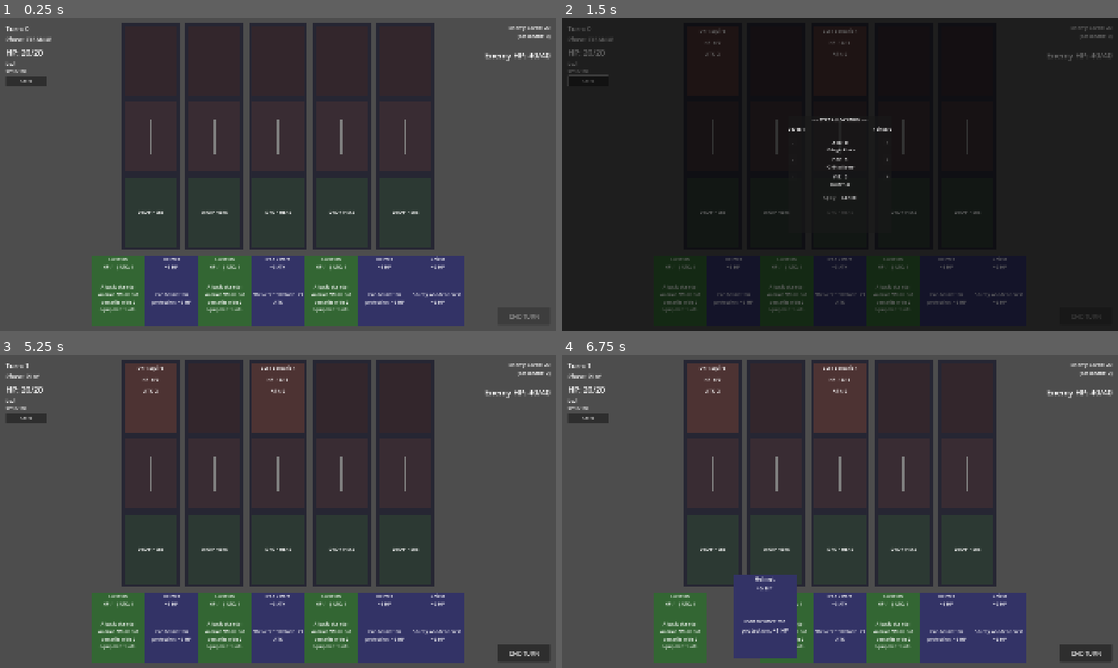
Above: before the commit, frames 1-4 (two rows, left to right).
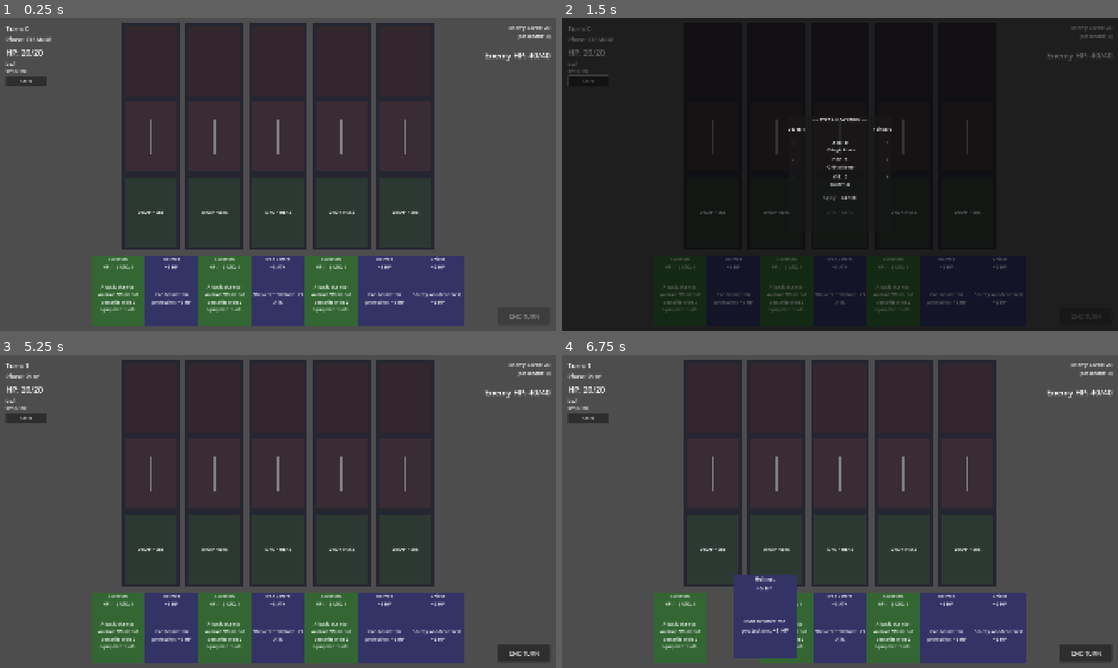
Above: after the commit, the same moments.

Repository: KaylaKZJ/deadhand
Game: Godot game, scene res://scenes/main.tscn
Two runs of this game, one before a commit and one after it. Both use one fixed random seed, a clock stepped at 60 frames per second and the inputs below.
Inputs (mouse positions are in pixels of both pictures, inside the frame that each line leads up to):
- Up to frame 1 (0.25 s): no input
- Up to frame 2 (1.5 s): click "Stats" at 0.5 s; click "Stats" at 1.25 s
- Up to frame 3 (5.25 s): click "END TURN" at 2 s; click "END TURN" at 2.75 s; click "END TURN" at 3.5 s; click "Stats" at 4.25 s; click "Cancel" at 5 s
- Up to frame 4 (6.75 s): tap Enter at 5.75 s; drag from (678, 627) to (895, 442) at 5.77 s; drag from (734, 627) to (812, 574) at 6.52 s

The runs differ from the first frame. In frame 2, 0.1% of the frame differs, in the area x 24-53%, y 3-13%; in frame 3, 4.2%, in the area x 22-99%, y 2-25%; in frame 4, 4.2%.
Error after the commit: Invalid call. Nonexistent function 'has_space_for_spawn' in base 'Node2D (Lane)'. (res://scripts/managers/enemy_ai.gd:168)

Commit message:
feat(enemies): add Archer enemy with ranged attack and wave gating
- Add `attack_range: String = "melee"` export to BodyCardResource
  Ranged body cards stay in column 2 and fire from spawn rather than advancing
- Add `min_wave: int = 1` export to BodyCardResource
  Each enemy card declares the earliest wave it can appear; AI enforces this
- Add archer.tres (5 HP / 4 ATK, attack_range = "ranged", min_wave = 2)
  Archers are fragile but deal consistent ranged damage every turn; a player
  without a longbow-equipped unit cannot target them from column 0
- Add 3 Archer cards to the enemy draw pile in deck_manager.gd
- In enemy_ai.choose_enemy_unit: after building weights, erase any card
  whose min_wave exceeds the current wave_number — fully data-driven,
  no hardcoded enemy names
- Refactor all AI spawn lane checks from get_enemy_in_column(2) == null
  to lane.has_space_for_spawn() so single-column mode is handled correctly
- Add deck_manager.reset_decks(): rebuilds and reshuffles player body and
  equipment piles between waves without touching the enemy pile

Diff:
--- /dev/null
+++ b/resources/cards/enemies/archer.tres
@@ -0,0 +1,15 @@
+[gd_resource type="Resource" script_class="BodyCardResource" load_steps=2 format=3]
+
+[ext_resource type="Script" path="res://scripts/card_logic/body_card.gd" id="1"]
+
+[resource]
+script = ExtResource("1")
+card_name = "Archer"
+card_type = "enemy"
+description = "Fires from the back row. Never advances. Requires a ranged unit to target."
+hp = 5
+attack = 4
+equipment_slots = 0
+slot_types = Array[String]([])
+attack_range = "ranged"
+min_wave = 2
--- a/scripts/card_logic/body_card.gd
+++ b/scripts/card_logic/body_card.gd
@@ -6,6 +6,8 @@
 @export var attack: int = 1
 @export var equipment_slots: int = 0  # Max equipment this unit can hold
 @export var slot_types: Array[String] = []  # e.g., ["weapon", "armor"] or ["weapon"]
+@export var attack_range: String = "melee"  # "melee" or "ranged" - ranged units stay in spawn and fire from column 2
+@export var min_wave: int = 1  # Earliest wave this enemy can be spawned by the AI
 
 func _init():
 	card_type = "body"
--- a/scripts/managers/deck_manager.gd
+++ b/scripts/managers/deck_manager.gd
@@ -109,11 +109,12 @@
 
 
 func _build_enemy_pile():
-	"""Build enemy pile: 12 Squires, 2 Knights, 4 Barbarians, 2 Thieves"""
+	"""Build enemy pile: 12 Squires, 2 Knights, 4 Barbarians, 2 Thieves, 3 Archers"""
 	var squire = load("res://resources/cards/enemies/squire.tres") as BodyCardResource
 	var knight = load("res://resources/cards/enemies/knight.tres") as BodyCardResource
 	var barbarian = load("res://resources/cards/enemies/barbarian.tres") as BodyCardResource
 	var thief = load("res://resources/cards/enemies/thief.tres") as BodyCardResource
+	var archer = load("res://resources/cards/enemies/archer.tres") as BodyCardResource
 
 	# Add 12 Squires
 	for i in 12:
@@ -130,6 +131,10 @@
 	# Add 2 Thieves
 	for i in 2:
 		enemy_draw_pile.append(thief)
+
+	# Add 3 Archers (available from wave 2 onward - gated in enemy_ai.gd)
+	for i in 3:
+		enemy_draw_pile.append(archer)
 
 func draw_from_pile(pile_type: String) -> Array[CardBase]:
 	"""Draw 2 cards from specified pile (body or equipment)"""
@@ -217,3 +222,20 @@
 func has_room_in_hand() -> bool:
 	"""Check if there's room in hand for more cards"""
 	return hand.size() < MAX_HAND_SIZE
+
+func reset_decks():
+	"""Clear all piles and hand, then rebuild and shuffle fresh decks for a new wave"""
+	body_draw_pile.clear()
+	body_discard_pile.clear()
+	equipment_draw_pile.clear()
+	equipment_discard_pile.clear()
+	hand.clear()
+	# Note: enemy piles are intentionally NOT reset here - they persist across waves
+
+	_build_body_pile()
+	_build_equipment_pile()
+	body_draw_pile.shuffle()
+	equipment_draw_pile.shuffle()
+
+	hand_updated.emit(hand)
+	print("Decks reset: Body pile %d cards, Equipment pile %d cards" % [body_draw_pile.size(), equipment_draw_pile.size()])
--- a/scripts/managers/enemy_ai.gd
+++ b/scripts/managers/enemy_ai.gd
@@ -145,7 +145,9 @@
 
 		# Spawn the unit with current wave number as level
 		var level = combat_manager.wave_number if combat_manager else 1
-		lane.summon_enemy_unit(unit_card, 2, level)
+		# Use lane.get_spawn_column() so single-column mode places enemies into column 1
+		var spawn_col = lane.get_spawn_column()
+		lane.summon_enemy_unit(unit_card, spawn_col, level)
 		spawned_count += 1
 		_update_spawn_history(unit_card.card_name)
 
@@ -163,7 +165,7 @@
 		Personality.AGGRESSIVE:
 			# Prefer empty lanes (spread wide)
 			for lane in lanes:
-				if lane.get_enemy_in_column(2) == null:
+				if lane.has_space_for_spawn():
 					var weight = 1.0
 					if lane.is_empty():
 						weight = 3.0  # 3x more likely
@@ -173,7 +175,7 @@
 		Personality.DEFENSIVE:
 			# Prefer lanes with existing enemies (stack up)
 			for lane in lanes:
-				if lane.get_enemy_in_column(2) == null:
+				if lane.has_space_for_spawn():
 					var weight = 1.0
 					if lane.has_enemy_unit():
 						weight = 5.0  # 5x more likely
@@ -185,7 +187,7 @@
 		Personality.MIRROR:
 			# Prefer lanes with player units
 			for lane in lanes:
-				if lane.get_enemy_in_column(2) == null:
+				if lane.has_space_for_spawn():
 					var weight = 1.0
 					if lane.has_player_unit():
 						weight = 4.0  # 4x more likely
@@ -196,7 +198,7 @@
 			# Adapt to HP situation
 			var player_hp = _get_player_hp()
 			for lane in lanes:
-				if lane.get_enemy_in_column(2) == null:
+				if lane.has_space_for_spawn():
 					var weight = 1.0
 					if player_hp > 15:
 						# Push damage - prefer empty lanes
@@ -212,7 +214,7 @@
 		Personality.WAVE, Personality.CHAOTIC:
 			# Random lane selection
 			for lane in lanes:
-				if lane.get_enemy_in_column(2) == null:
+				if lane.has_space_for_spawn():
 					valid_lanes.append(lane)
 					weights.append(1.0)
 
@@ -246,6 +248,13 @@
 
 	# Apply history penalty
 	weights = _apply_history_penalty(weights)
+
+	# Wave gate: remove any enemy whose min_wave hasn't been reached yet
+	var current_wave = combat_manager.wave_number if combat_manager else 1
+	for unit_name in weights.keys():
+		var card: BodyCardResource = available_enemy_types[unit_name]
+		if card.min_wave > current_wave:
+			weights.erase(unit_name)
 
 	# Convert to arrays and select
 	var units = []
